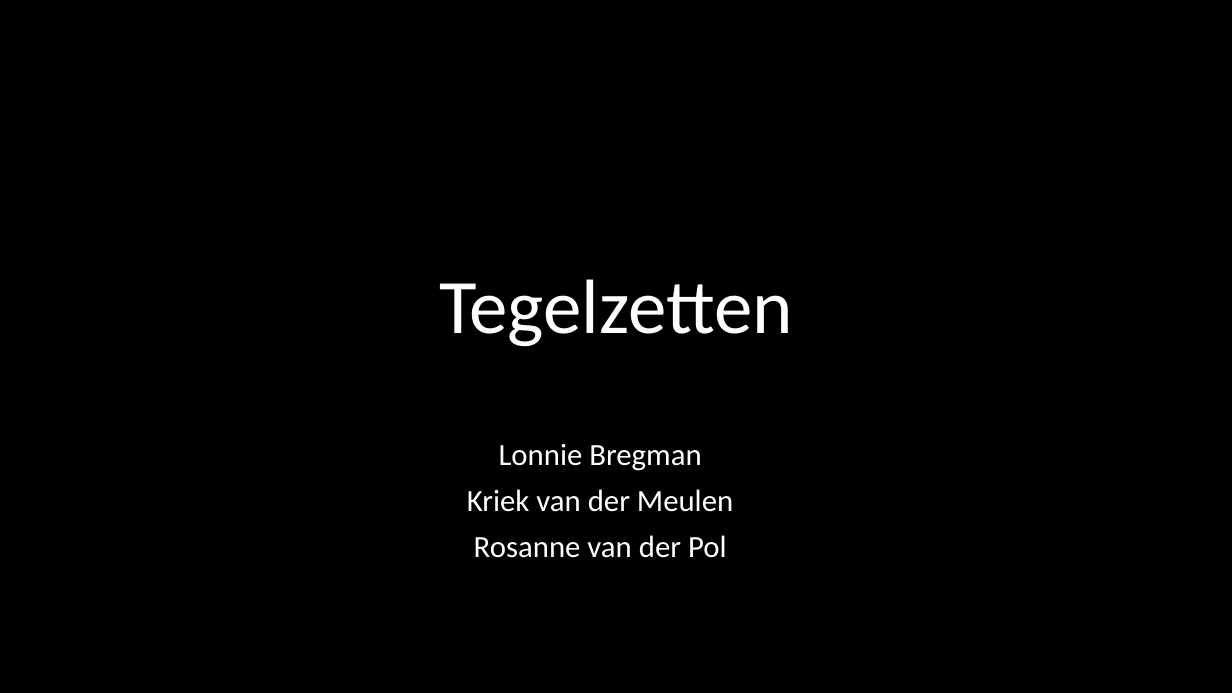
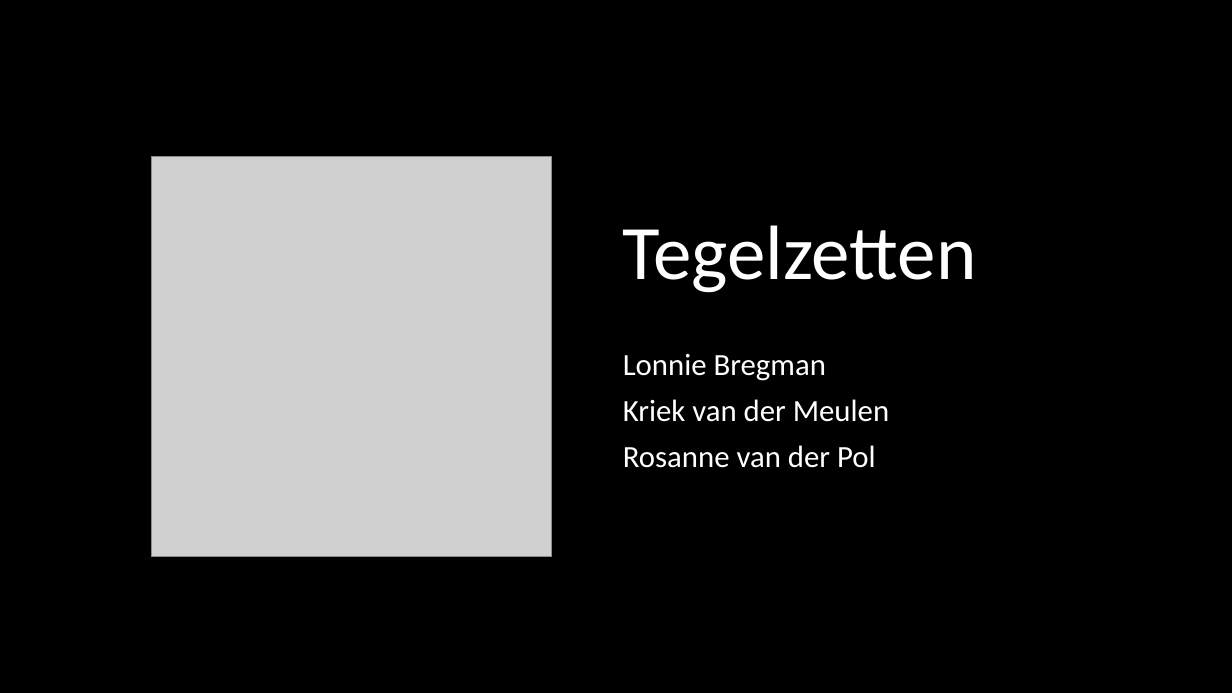
Before and after one commit to Kriandir/Inteamiderend, a slide deck: slide 1 of Presentatie3.pptx. Drawn at 1232x693 pixels with LibreOffice and Linux fonts; fonts in the diff are those of the drawing; grey boxes stand for pictures. Boxes give left, top, right and bottom in pixels: in the first picture for what was removed or moved away, otherwise in the second. Text is boxed around its words. In the diff, an @@ line names an element or a change of style, - is before the commit and + after.

```diff
--- a/Presentatie3.pptx
+++ b/Presentatie3.pptx
@@ title "Tegelzetten": place and size @@
-title "Tegelzetten" at <box>439,279,793,347</box>
+title "Tegelzetten" at <box>623,225,977,293</box>
@@ title "Tegelzetten" at <box>623,225,977,293</box>: alignment centre to left @@
@@ picture added at <box>152,157,552,557</box> @@
@@ subtitle "Lonnie Bregman" at <box>623,354,889,468</box>: alignment centre to left @@
@@ subtitle "Lonnie Bregman": place and size @@
-subtitle "Lonnie Bregman" at <box>467,444,733,558</box>
+subtitle "Lonnie Bregman" at <box>623,354,889,468</box>
```
Also in this commit, not shown: 7 other slides changed, 6 slides added, 1 slide removed, 3 other files.
